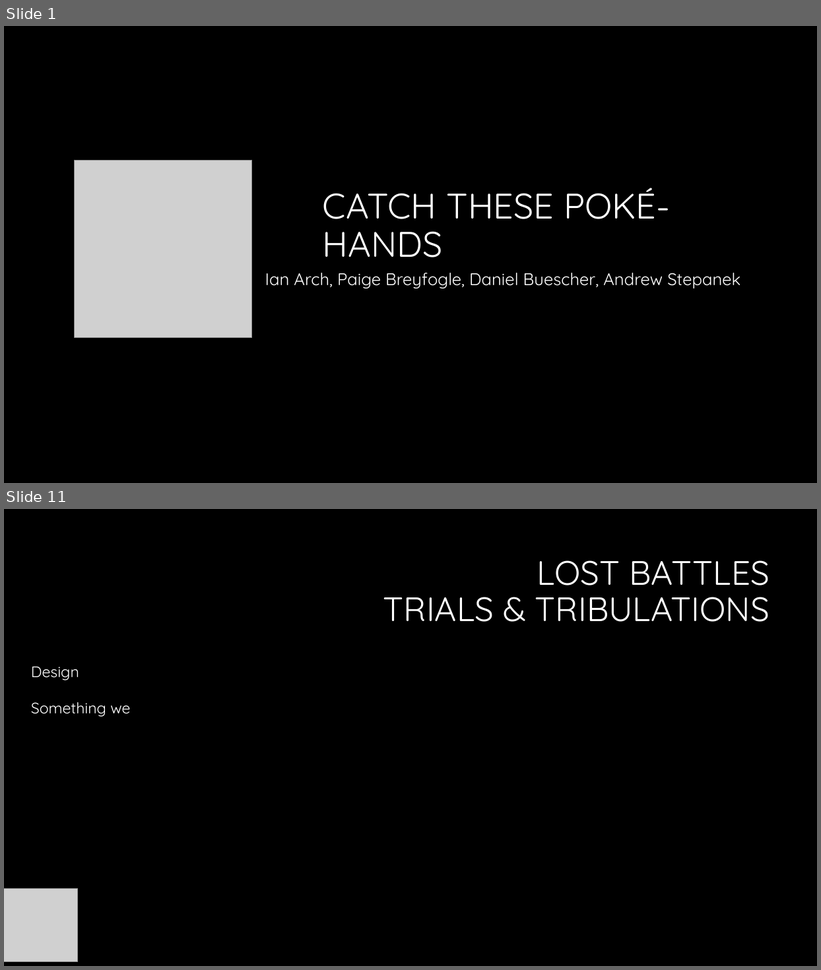
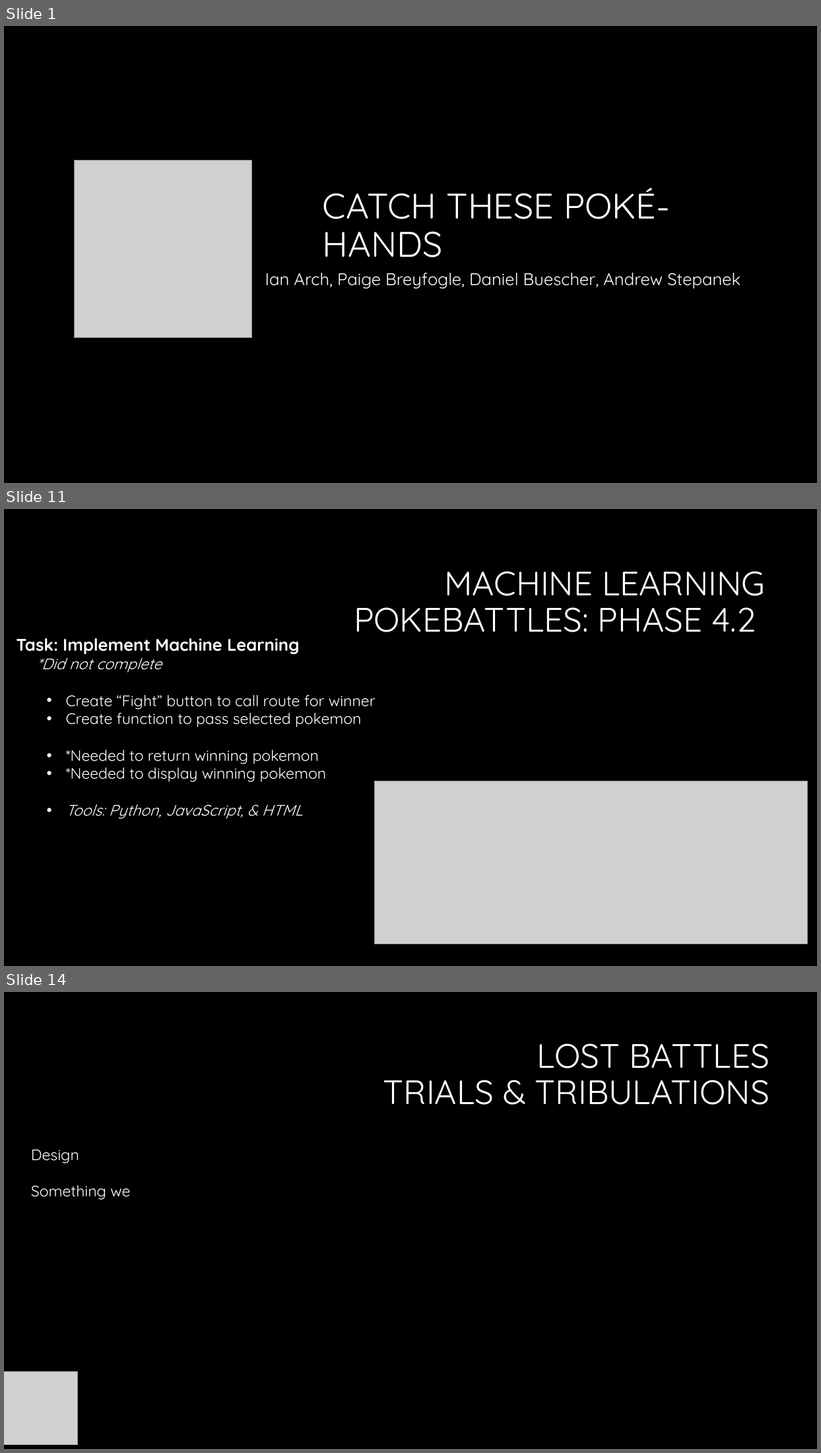
Before and after one commit to Dbuescher8/Final-Project, a slide deck: Final Presentation.pptx. Shown one above the other, each under a label of ours: slides 1 and 11 before the commit, slides 1, 11 and 14 after it; the slides between them are not shown. The pictures are 821x970 and 821x1453 pixels, drawn with LibreOffice and Linux fonts; fonts in the diff are those of the drawing; grey boxes stand for pictures; background and template pictures are left out. Boxes give left, top, right and bottom in pixels: in the first picture for what was removed or moved away, otherwise in the second. Text is boxed around its words. In the diff, an @@ line names an element or a change of style, - is before the commit and + after.

```diff
--- a/Final Presentation.pptx
+++ b/Final Presentation.pptx
@@ slide 11 added at <box>4,509,817,966</box>, background #000000 @@
@@ title added at <box>354,571,765,632</box>, 40 pt, text #FFFFFF @@
+MACHINE LEARNING
+POKEBATTLES: PHASE 4.2
@@ text added at <box>16,638,376,819</box>, 18 pt, text #FFFFFF @@
+  Task: Implement Machine Learning
+  *Did not complete
+    • Create “Fight” button to call route for winner
+    • Create function to pass selected pokemon
+    • *Needed to return winning pokemon
+    • *Needed to display winning pokemon
+    • Tools: Python, JavaScript, & HTML
@@ picture added at <box>375,782,807,945</box> @@
@@ what was slide 11 is now slide 14 @@
```
Also in this commit, not shown: 3 slides changed, 8 other slides added, 6 slides removed, 1 other file.
